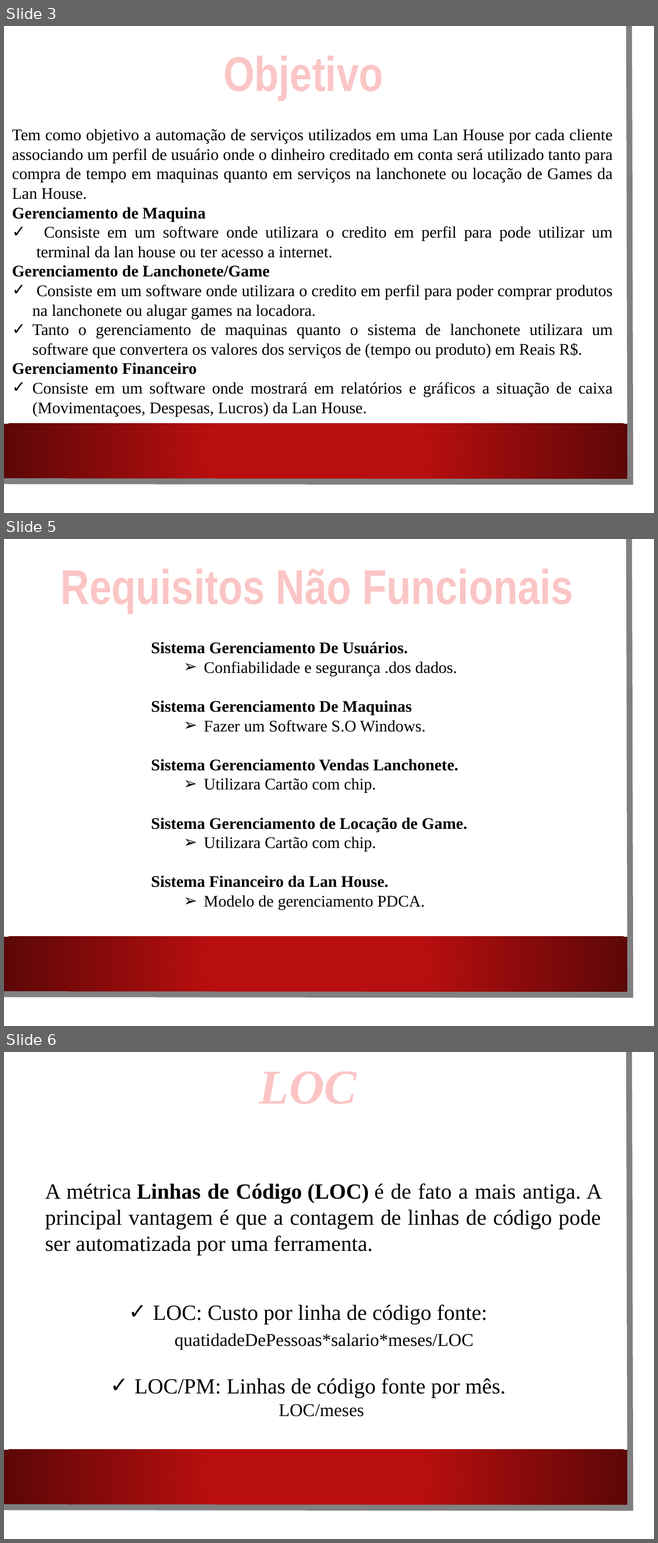
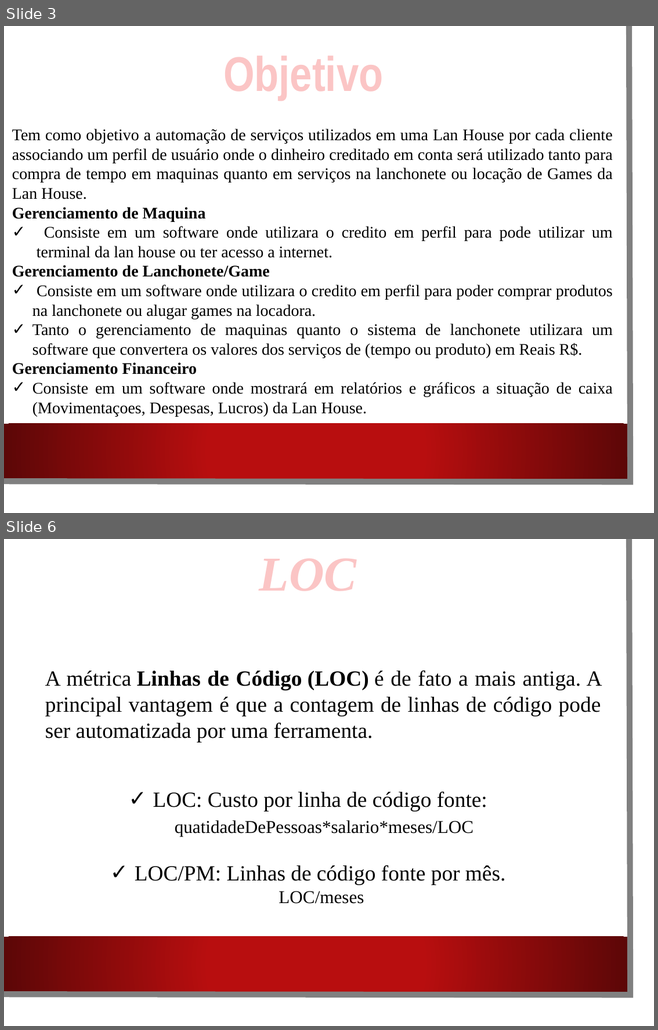
Before and after one commit to CarlitonPedrosa/Lan-House---Projeto, a slide deck: Trabalho.pptx. Shown one above the other, each under a label of ours: slides 3, 5 and 6 before the commit, slides 3 and 6 after it; the slides between them are not shown. The pictures are 658x1543 and 658x1030 pixels, drawn with LibreOffice and Linux fonts; fonts in the diff are those of the drawing; background and template pictures are left out. Boxes give left, top, right and bottom in pixels: in the first picture for what was removed or moved away, otherwise in the second. Text is boxed around its words. In the diff, an @@ line names an element or a change of style, - is before the commit and + after.

```diff
--- a/Trabalho.pptx
+++ b/Trabalho.pptx
@@ slide 5 removed at [4, 539, 654, 1026], background picture (left out); not listed: 3 template elements that a slide beside it also shows @@
@@ text removed at [61, 569, 573, 613] @@
-Requisitos Não Funcionais
@@ text removed at [151, 642, 467, 910] @@
-Sistema Gerenciamento De Usuários.
-  ➢ Confiabilidade e segurança .dos dados.
-Sistema Gerenciamento De Maquinas
-  ➢ Fazer um Software S.O Windows.
-Sistema Gerenciamento Vendas Lanchonete.
-  ➢ Utilizara Cartão com chip.
-Sistema Gerenciamento de Locação de Game.
-  ➢ Utilizara Cartão com chip.
-Sistema Financeiro da Lan House.
-  ➢ Modelo de gerenciamento PDCA.
```
Also in this commit, not shown: 2 slides changed, 1 slide added, 2 other files.
